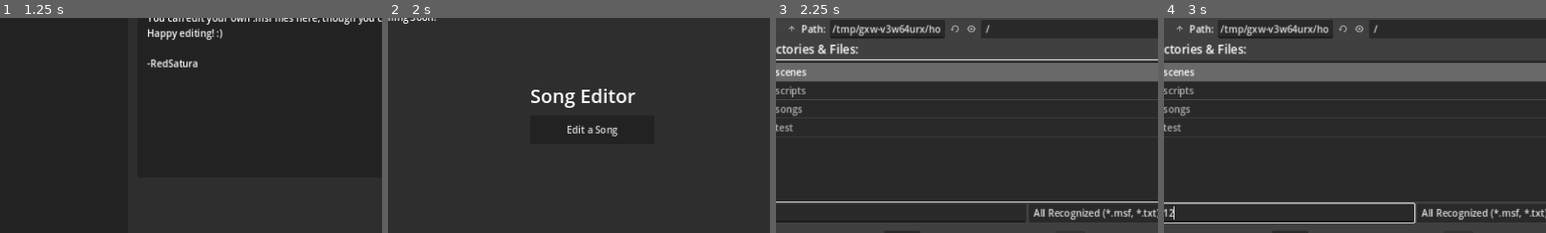
Above: before the commit, frames 1-4 (left to right).
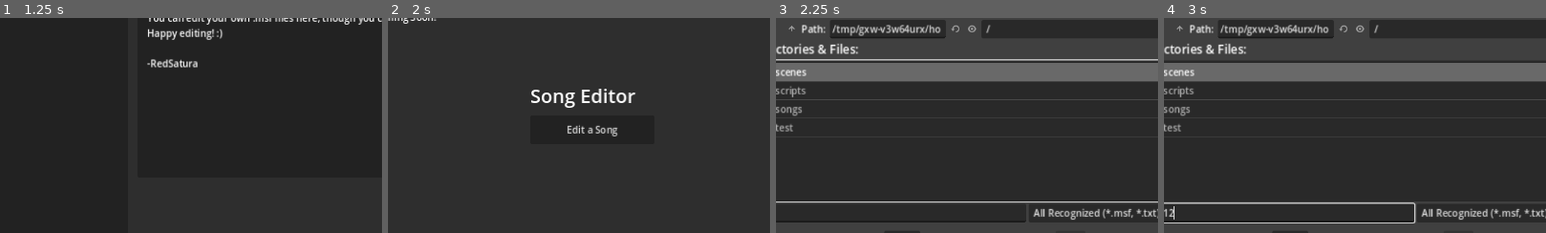
Above: after the commit, the same moments.

Repository: RedSatura/rhythm-game-3
Game: Godot game, scene res://scenes/title/title_screen.tscn
The game is run twice, just before and just after one commit, with the same random seed, the same clock (stepped at 60 frames per second) and the same inputs.
Inputs (mouse positions are % of the whole screen's width and height, from its top left):
- Up to frame 1 (1.25 s): click "Edit a Song" at 0.5 s
- Up to frame 2 (2 s): click (97, 6) at 1.25 s
- Up to frame 3 (2.25 s): click "Open File" at 2 s
- Up to frame 4 (3 s): click (39, 68) at 2.77 s; type "12" at 2.85 s
The pictures show only the part of the screen within x 23-73%, y 23-73%; the shares and areas given below are measured in that part.

Frames 1-2 are identical in both runs. In frame 3, less than 0.1% of the frame differs, in the area x 44-57%, y 3-9%; in frame 4, less than 0.1%.

Commit message:
change filedialog root subfolder

Diff:
--- a/scenes/editor/song_editor.tscn
+++ b/scenes/editor/song_editor.tscn
@@ -75,14 +75,12 @@
 ok_button_text = "Open"
 file_mode = 0
 access = 2
-root_subfolder = "/storage/emulated/0"
 filters = PackedStringArray("*.msf", "*.txt")
 
 [node name="NewSongSaver" type="FileDialog" parent="."]
 initial_position = 1
 size = Vector2i(800, 400)
 access = 2
-root_subfolder = "/storage/emulated/0"
 filters = PackedStringArray(".msf")
 
 [node name="Save" type="Button" parent="."]
--- a/scenes/title/title_screen.tscn
+++ b/scenes/title/title_screen.tscn
@@ -51,7 +51,6 @@
 ok_button_text = "Open"
 file_mode = 0
 access = 2
-root_subfolder = "/storage/emulated/0"
 filters = PackedStringArray("*.msf", "*.txt")
 script = ExtResource("1_b3hli")
 
